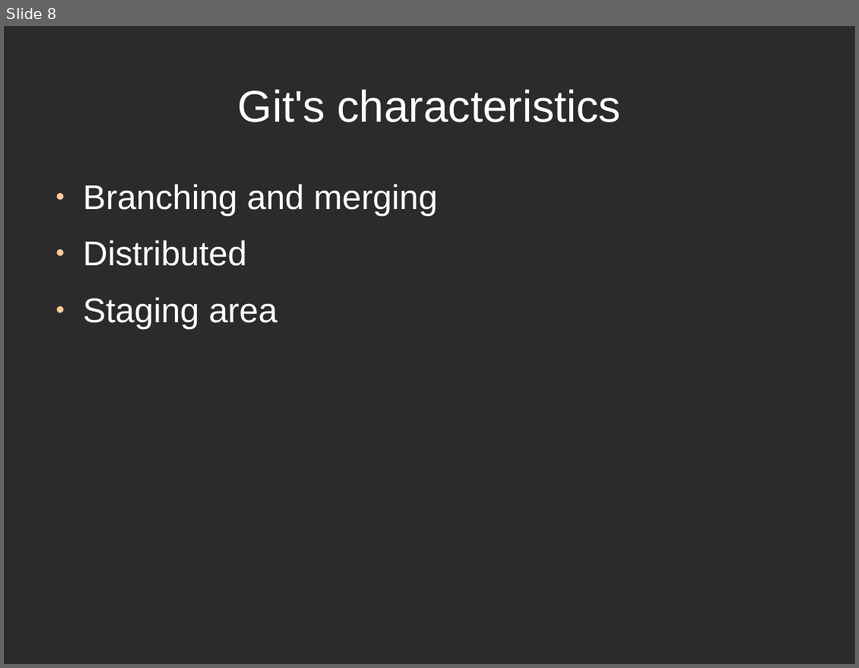
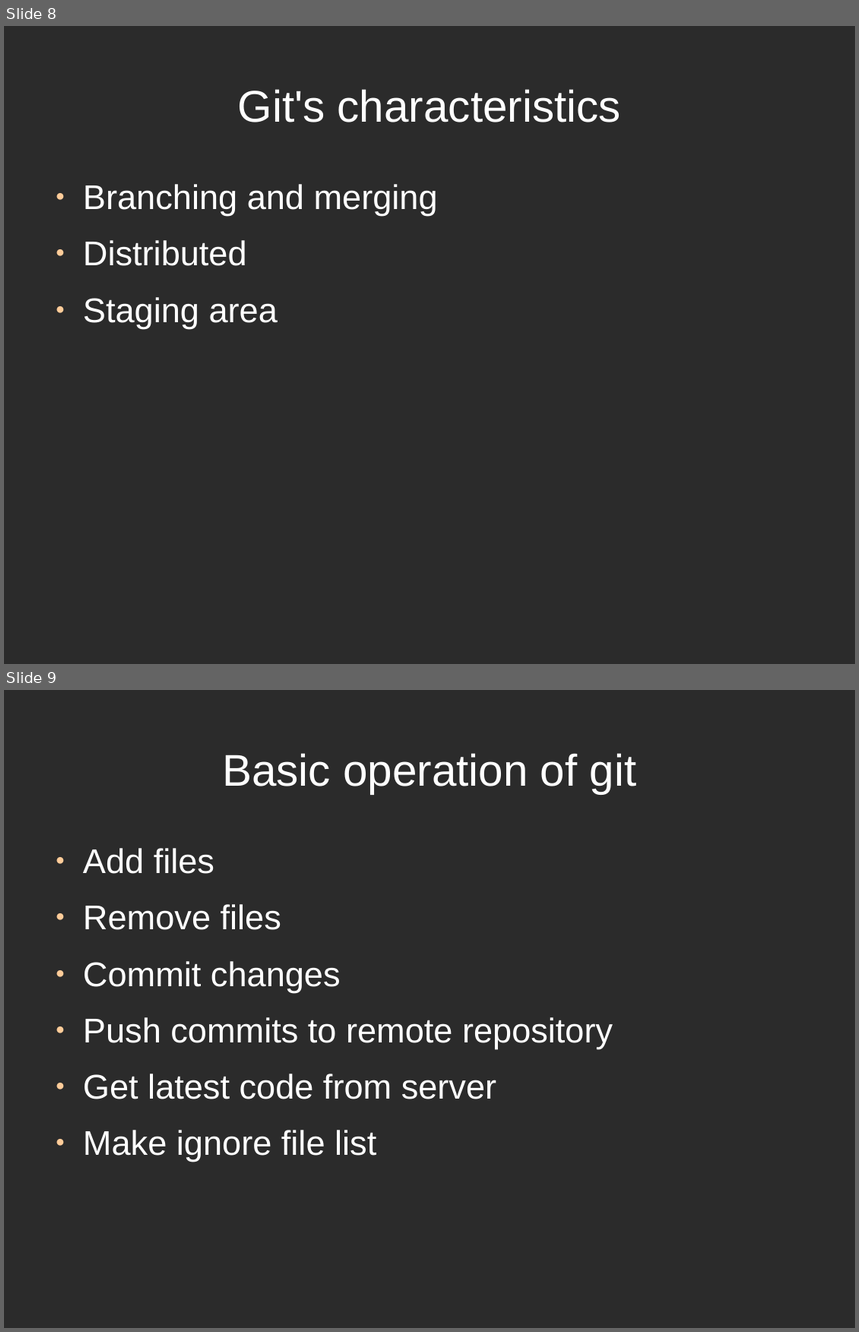
Before and after one commit to asilyihong/SampleLibrary, a slide deck: data/RevisionControl.odp. Shown one above the other, each under a label of ours: slide 8 before the commit, slides 8 and 9 after it. The pictures are 859x668 and 859x1332 pixels, drawn with LibreOffice and Linux fonts; fonts in the diff are those of the drawing; background and template pictures are left out; a plain dark background stands for a picture behind light text. Boxes give left, top, right and bottom in pixels: in the first picture for what was removed or moved away, otherwise in the second. Text is boxed around its words. In the diff, an @@ line names an element or a change of style, - is before the commit and + after.

```diff
--- a/data/RevisionControl.odp
+++ b/data/RevisionControl.odp
@@ slide 9 added at (4,690,855,1328), background picture (left out) @@
@@ title added at (222,753,637,794), 41.4 pt, text #FFFFFF @@
+Basic operation of git
@@ text added at (83,848,613,1162), 32 pt, text #FFFFFF @@
+● Add files
+● Remove files
+● Commit changes
+● Push commits to remote repository
+● Get latest code from server
+● Make ignore file list
```
Also in this commit, not shown: 1 slide changed, 1 other slide added, 1 slide removed.
